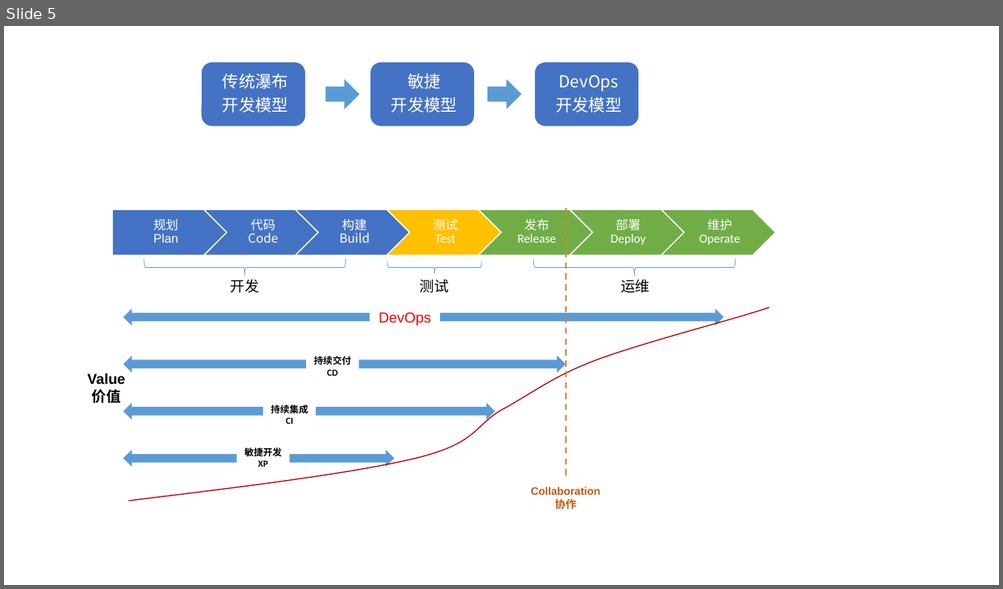
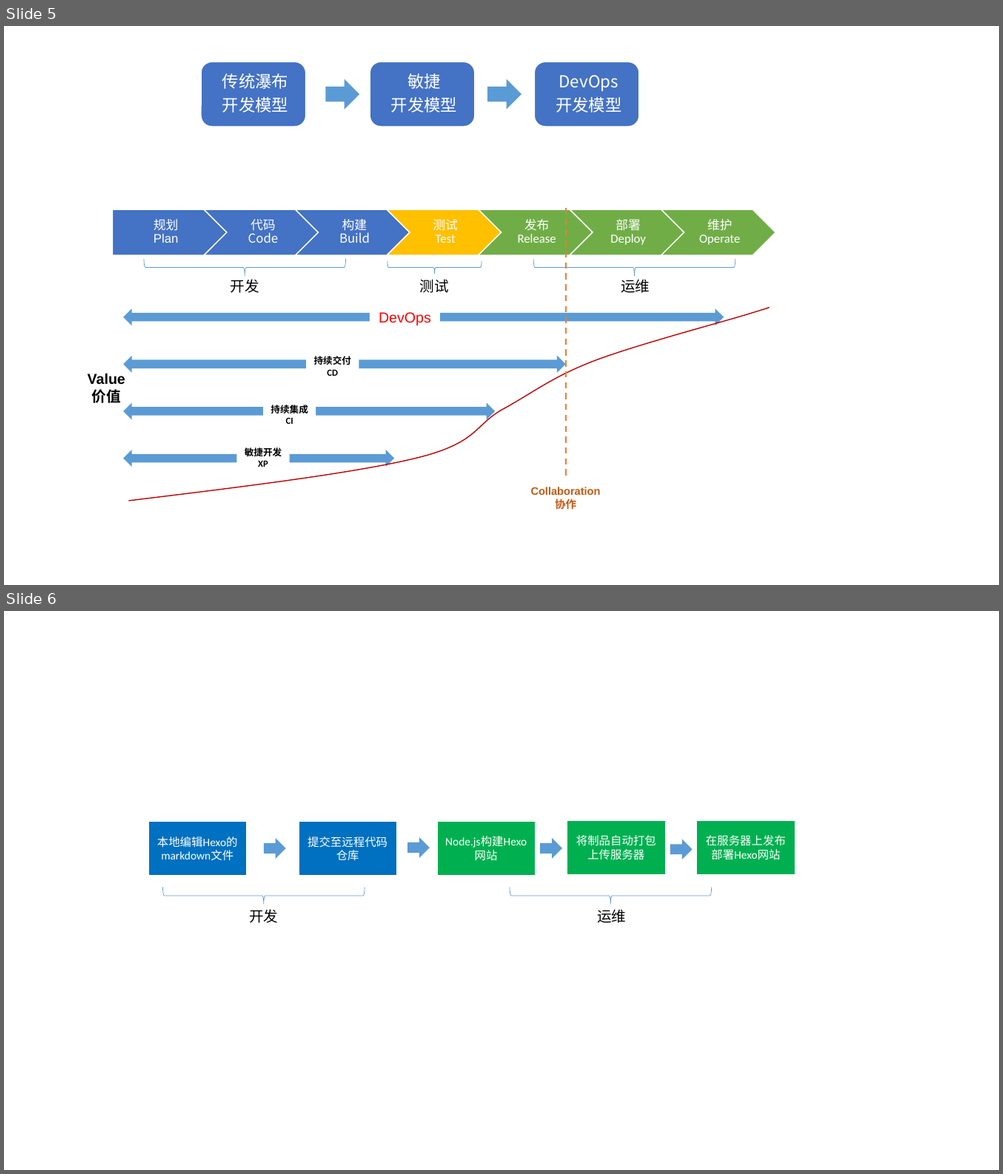
Before and after one commit to xiejava1018/xiejavaimagesrc, a slide deck: images/2024/画图.pptx. Shown one above the other, each under a label of ours: slide 5 before the commit, slides 5 and 6 after it. The pictures are 1003x589 and 1003x1174 pixels, drawn with LibreOffice and Linux fonts; fonts in the diff are those of the drawing. Boxes give left, top, right and bottom in pixels: in the first picture for what was removed or moved away, otherwise in the second. Text is boxed around its words. In the diff, an @@ line names an element or a change of style, - is before the commit and + after.

```diff
--- a/images/2024/画图.pptx
+++ b/images/2024/画图.pptx
@@ slide 6 added at (4, 611, 999, 1170), background #FFFFFF @@
@@ rectangle added at (150, 823, 246, 875), fill #0070C0, outline #0070C0 1 pt, 11 pt, text #FFFFFF @@
+本地编辑Hexo的markdown文件
@@ rectangle added at (299, 823, 395, 875), fill #0070C0, outline #0070C0 1 pt, 11 pt, text #FFFFFF @@
+提交至远程代码仓库
@@ rectangle added at (438, 822, 535, 874), fill #00B050, outline #00B050 1 pt, 11 pt, text #FFFFFF @@
+Node.js构建Hexo网站
@@ rectangle added at (568, 821, 664, 874), fill #00B050, outline #00B050 1 pt, 11 pt, text #FFFFFF @@
+将制品自动打包上传服务器
@@ rectangle added at (698, 821, 794, 874), fill #00B050, outline #00B050 1 pt, 11 pt, text #FFFFFF @@
+在服务器上发布部署Hexo网站
@@ right arrow added at (264, 839, 286, 860), fill #5B9BD5 @@
@@ right arrow added at (407, 838, 430, 859), fill #5B9BD5 @@
@@ right arrow added at (540, 839, 562, 860), fill #5B9BD5 @@
@@ right arrow added at (670, 840, 693, 860), fill #5B9BD5 @@
@@ left brace added at (163, 888, 364, 905), outline #5B9BD5 0.5 pt @@
@@ left brace added at (509, 888, 711, 905), outline #5B9BD5 0.5 pt @@
@@ text added at (249, 909, 278, 923), 14 pt, text #000000 @@
+开发
@@ text added at (597, 909, 626, 923), 14 pt, text #000000 @@
+运维
```
Also in this commit, not shown: 18 other files.
